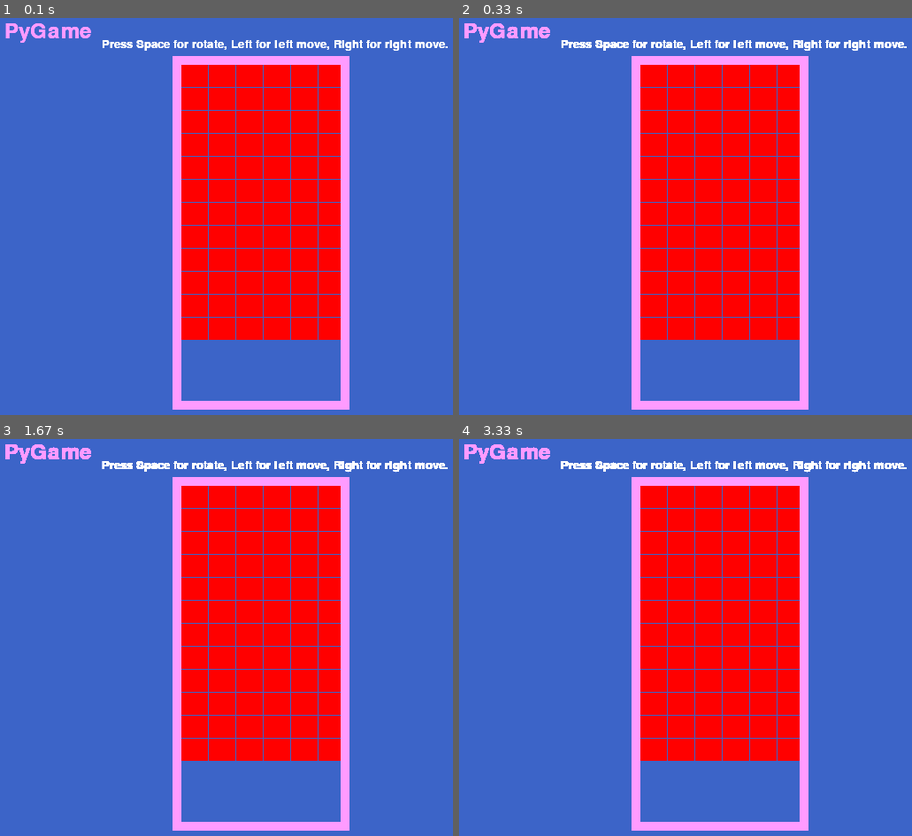
Above: before the commit, frames 1-4 (two rows, left to right).
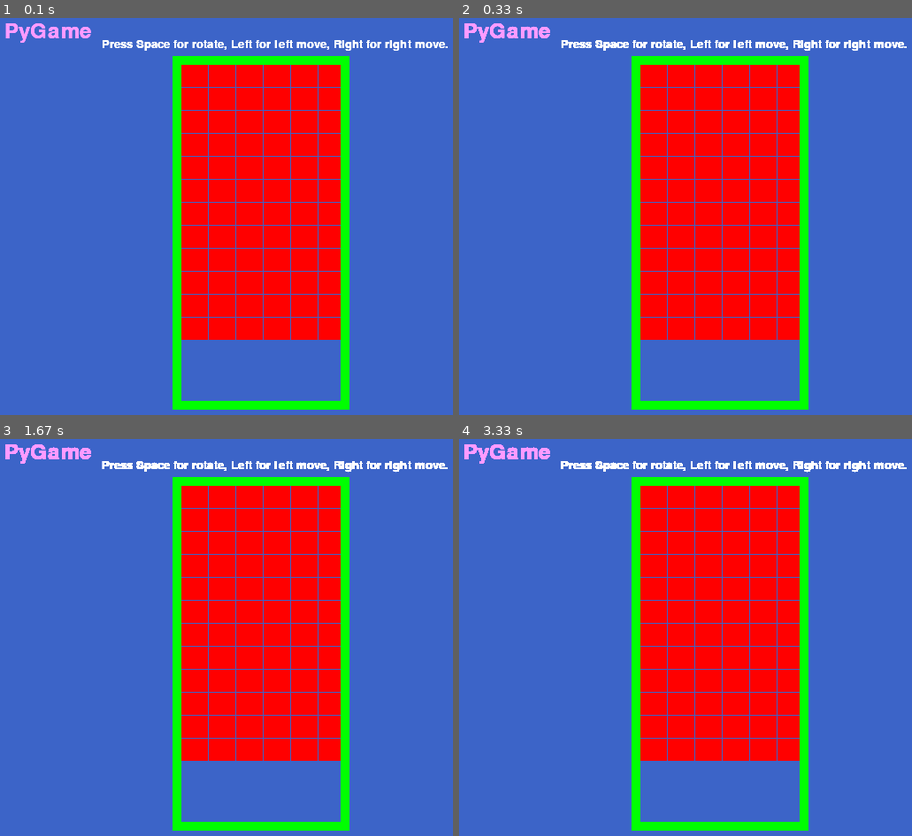
Above: after the commit, the same moments.

Repository: superupon/PyGame
Game: pygame game, started from WPyGame.py
Same seed, same stepped clock (60 frames per second), same inputs: the game is played once before the commit and once after it. The source is Python 2; it was converted automatically to run under Python 3.
Inputs:
- Up to frame 1 (0.1 s): no input
- Up to frame 2 (0.33 s): no input
- Up to frame 3 (1.67 s): hold Right 0.33-0.8 s
- Up to frame 4 (3.33 s): hold Left 1.83-2.37 s

The runs differ from the first frame. In frame 1, 5.0% of the frame differs, in the area x 38-78%, y 9-99%; in frame 2, 5.0%; in frame 3, 5.0%; in frame 4, 5.0%.

Commit message:
Add colors and draw field to Drawer Class

Diff:
--- a/Drawer.py
+++ b/Drawer.py
@@ -1,13 +1,22 @@
 import pygame
 
 class Drawer:
+    #              R      G     B
     PINK_COLOR   = (255, 155, 255)
     WHITE_COLOR  = (255, 255, 255)
+    GREEN_COLOR  = (0,   255,   0)
+    BLUE_COLOR   = (0,     0, 255)
+    RED_COLOR    = (255,   0,   0)
+    YELLOW_COLOR = (255, 255,   0)
+    PURPLE_COLOR = (255,   0, 255)
+    BROWN_COLOR  = (255, 153,  51)
+    LIGHT_GREEN_COLOR  = (178, 255, 102)
+
     def __init__(self, surface):
         self._surface = surface
 
-    def draw_field():
-        pass
+    def draw_field(self):
+        pygame.draw.rect(self._surface, Drawer.GREEN_COLOR, (200, 50, 200, 400), 10)
 
     def draw_text(self):
         font = pygame.font.Font(None, 36)
--- a/WPyGame.py
+++ b/WPyGame.py
@@ -40,7 +40,7 @@
                     content.right()
 
         drawer.draw_text()
-        pygame.draw.rect(window, (255,155,255), (200, 50, 200, 400), 10)
+        drawer.draw_field()
         pygame.display.update()
         clock.tick(30)
         count = count + 1
